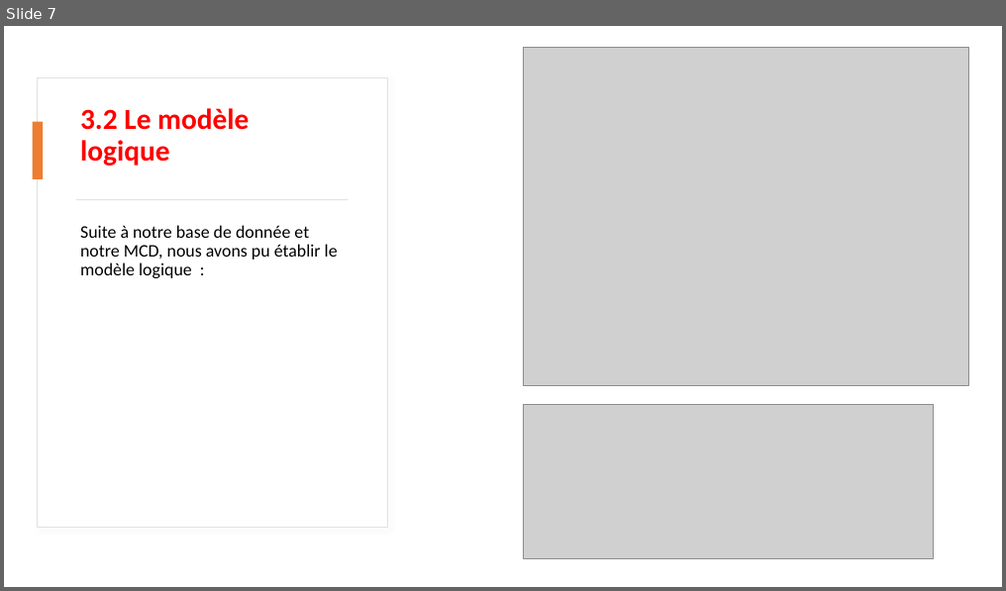
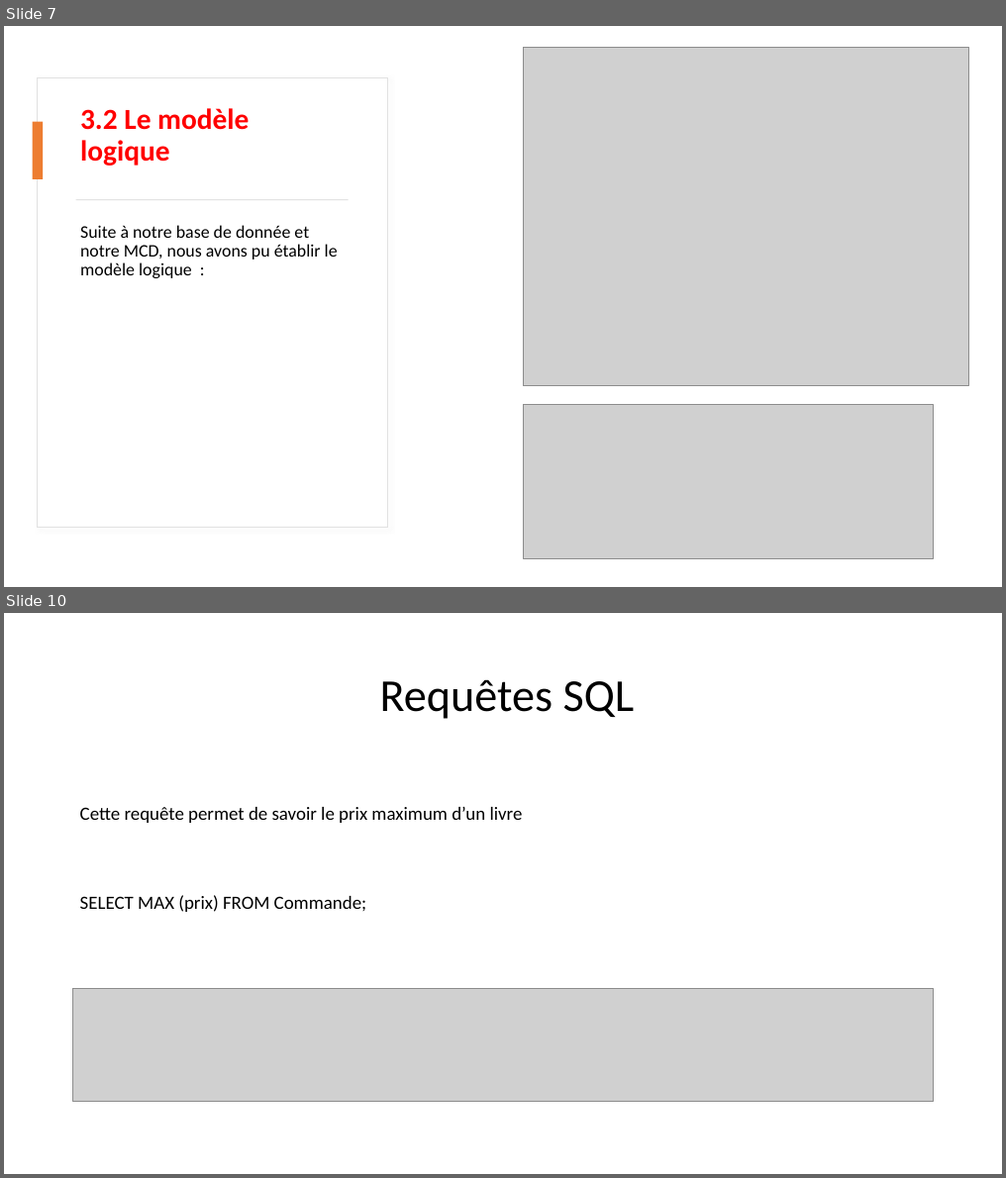
Before and after one commit to Anistea/Biblioth-que, a slide deck: PowerPoint_Projet Panorama base de données.pptx. Shown one above the other, each under a label of ours: slide 7 before the commit, slides 7 and 10 after it; the slides between them are not shown. The pictures are 1006x591 and 1006x1178 pixels, drawn with LibreOffice and Linux fonts; fonts in the diff are those of the drawing; grey boxes stand for pictures. Boxes give left, top, right and bottom in pixels: in the first picture for what was removed or moved away, otherwise in the second. Text is boxed around its words. In the diff, an @@ line names an element or a change of style, - is before the commit and + after.

```diff
--- a/PowerPoint_Projet Panorama base de données.pptx
+++ b/PowerPoint_Projet Panorama base de données.pptx
@@ slide 10 added at box(4, 613, 1002, 1174), background #FFFFFF @@
@@ title added at box(380, 679, 635, 719), 44 pt, text #000000 @@
+Requêtes SQL
@@ text added at box(80, 807, 523, 912), 18 pt, text #000000 @@
+Cette requête permet de savoir le prix maximum d’un livre
+SELECT MAX (prix) FROM Commande;
@@ picture added at box(73, 989, 934, 1102) @@
```
Also in this commit, not shown: 6 other slides added.
